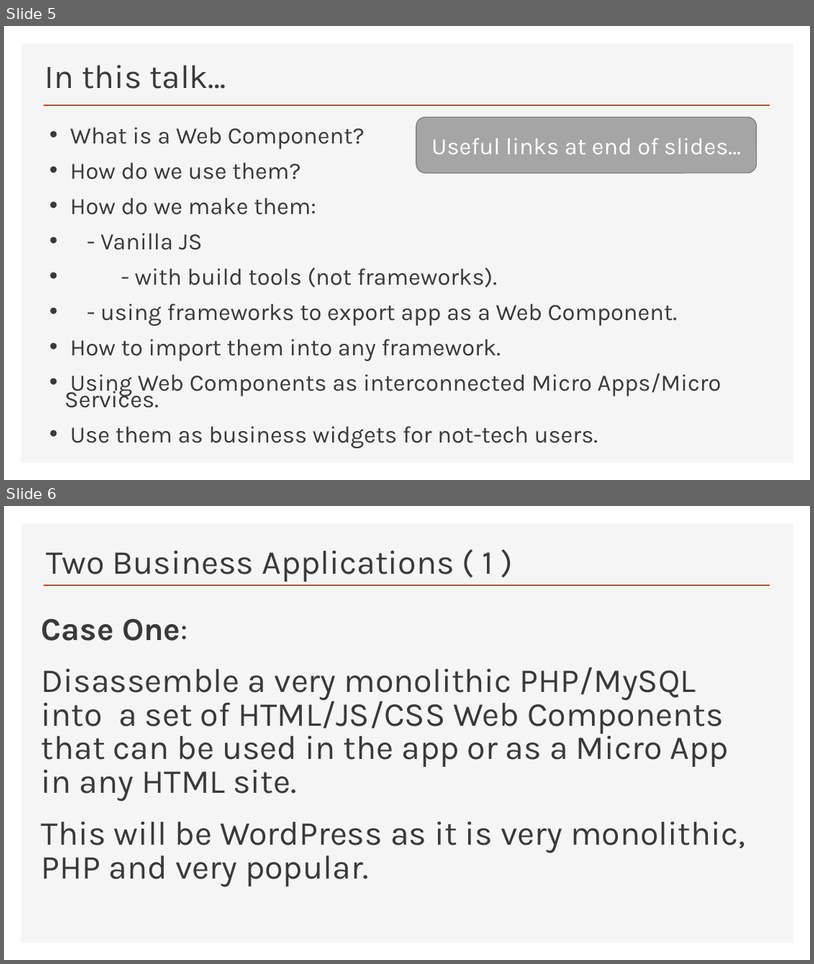
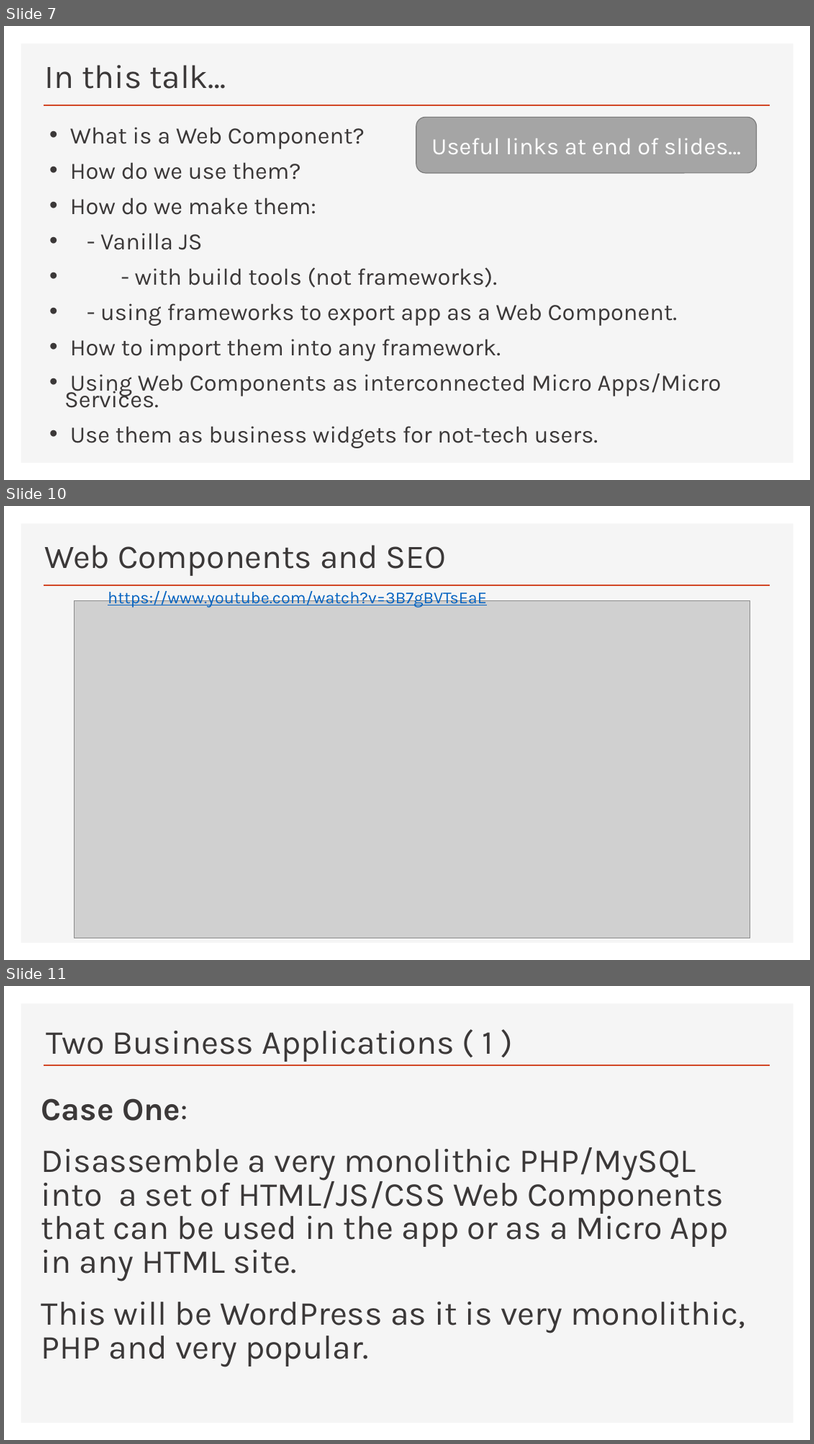
Before and after one commit to Python-Test-Engineer/web-components-v1, a slide deck: SLIDES/talk.pptx. Shown one above the other, each under a label of ours: slides 5 and 6 before the commit, slides 7, 10 and 11 after it; the slides between them are not shown. The pictures are 814x964 and 814x1444 pixels, drawn with LibreOffice and Linux fonts; fonts in the diff are those of the drawing; grey boxes stand for pictures. Boxes give left, top, right and bottom in pixels: in the first picture for what was removed or moved away, otherwise in the second. Text is boxed around its words. In the diff, an @@ line names an element or a change of style, - is before the commit and + after.

```diff
--- a/SLIDES/talk.pptx
+++ b/SLIDES/talk.pptx
@@ slide 10 added at (4,506,810,960), background #FFFFFF; not listed: 2 template elements that a slide beside it also shows @@
@@ title added at (44,545,447,576), 39.6 pt, text #3B3838 @@
+Web Components and SEO
@@ text added at (108,591,487,607), 20 pt, text #0563C1, underline @@
+https://www.youtube.com/watch?v=3B7gBVTsEaE
@@ picture added at (74,600,751,937) @@
@@ what was slide 5 is now slide 7 @@
@@ what was slide 6 is now slide 11 @@
```
Also in this commit, not shown: 4 other slides added, 3 other files.
